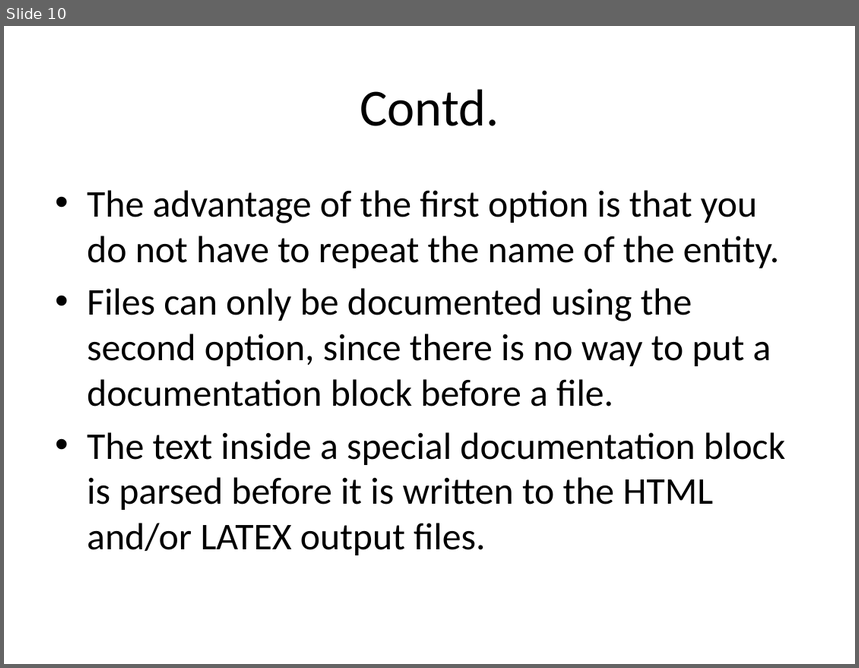
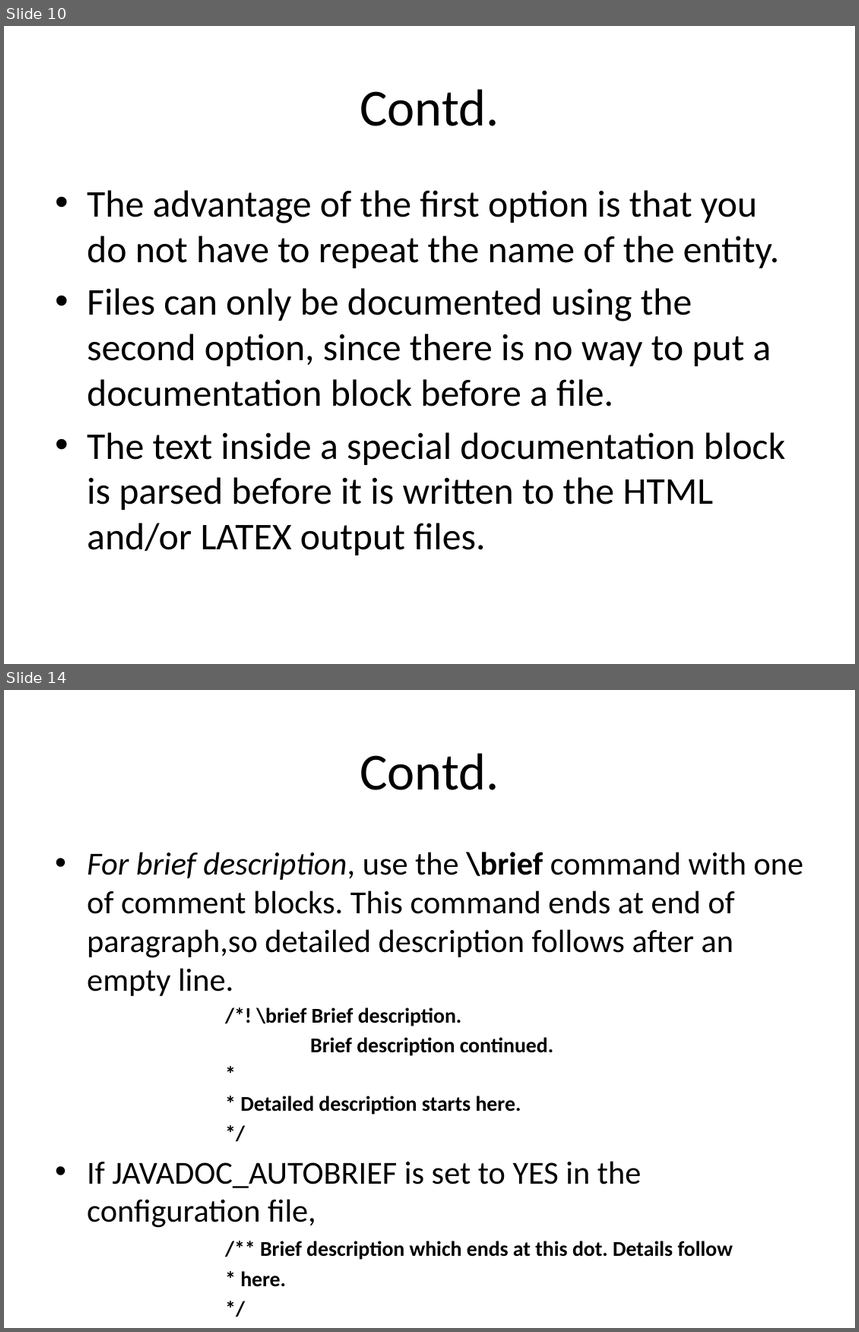
Before and after one commit to rongpt/trygit, a slide deck: Doxygen.pptx. Shown one above the other, each under a label of ours: slide 10 before the commit, slides 10 and 14 after it; the slides between them are not shown. The pictures are 859x668 and 859x1332 pixels, drawn with LibreOffice and Linux fonts; fonts in the diff are those of the drawing. Boxes give left, top, right and bottom in pixels: in the first picture for what was removed or moved away, otherwise in the second. Text is boxed around its words. In the diff, an @@ line names an element or a change of style, - is before the commit and + after.

```diff
--- a/Doxygen.pptx
+++ b/Doxygen.pptx
@@ slide 14 added at bbox=[4, 690, 855, 1328], background #FFFFFF @@
@@ title added at bbox=[360, 753, 499, 790], 44 pt, text #000000 @@
+Contd.
@@ text added at bbox=[87, 852, 804, 1260], 27.2 pt, text #000000 @@
+• For brief description, use the \brief command with one of comment blocks. This command ends at end of paragraph,so detailed description follows after an empty line.
+/*! \brief Brief description.
+Brief description continued.
+*
+* Detailed description starts here.
+*/
+• If JAVADOC_AUTOBRIEF is set to YES in the configuration file,
+/** Brief description which ends at this dot. Details follow
+* here.
+*/
```
Also in this commit, not shown: 9 other slides added, 1 slide removed.
